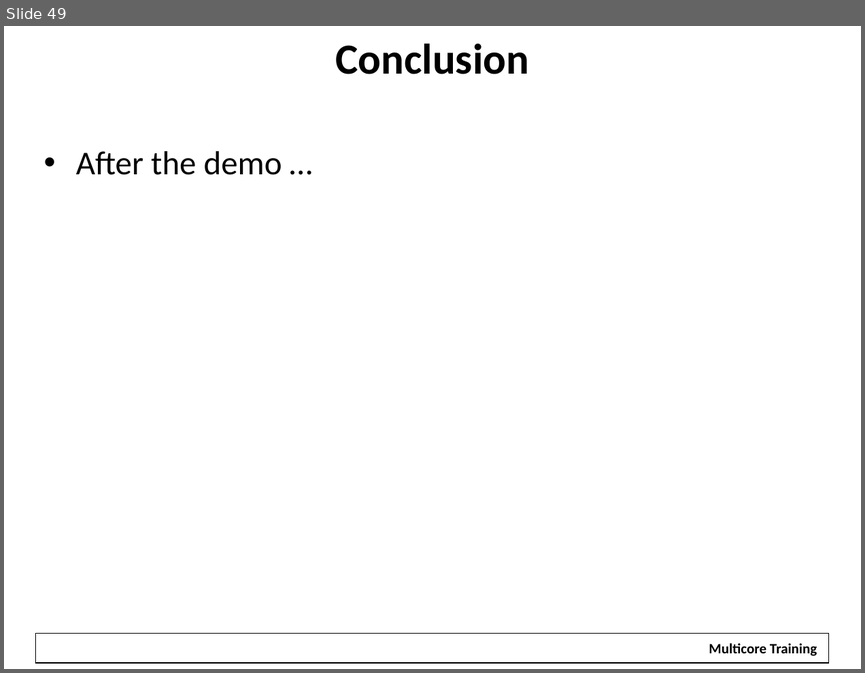
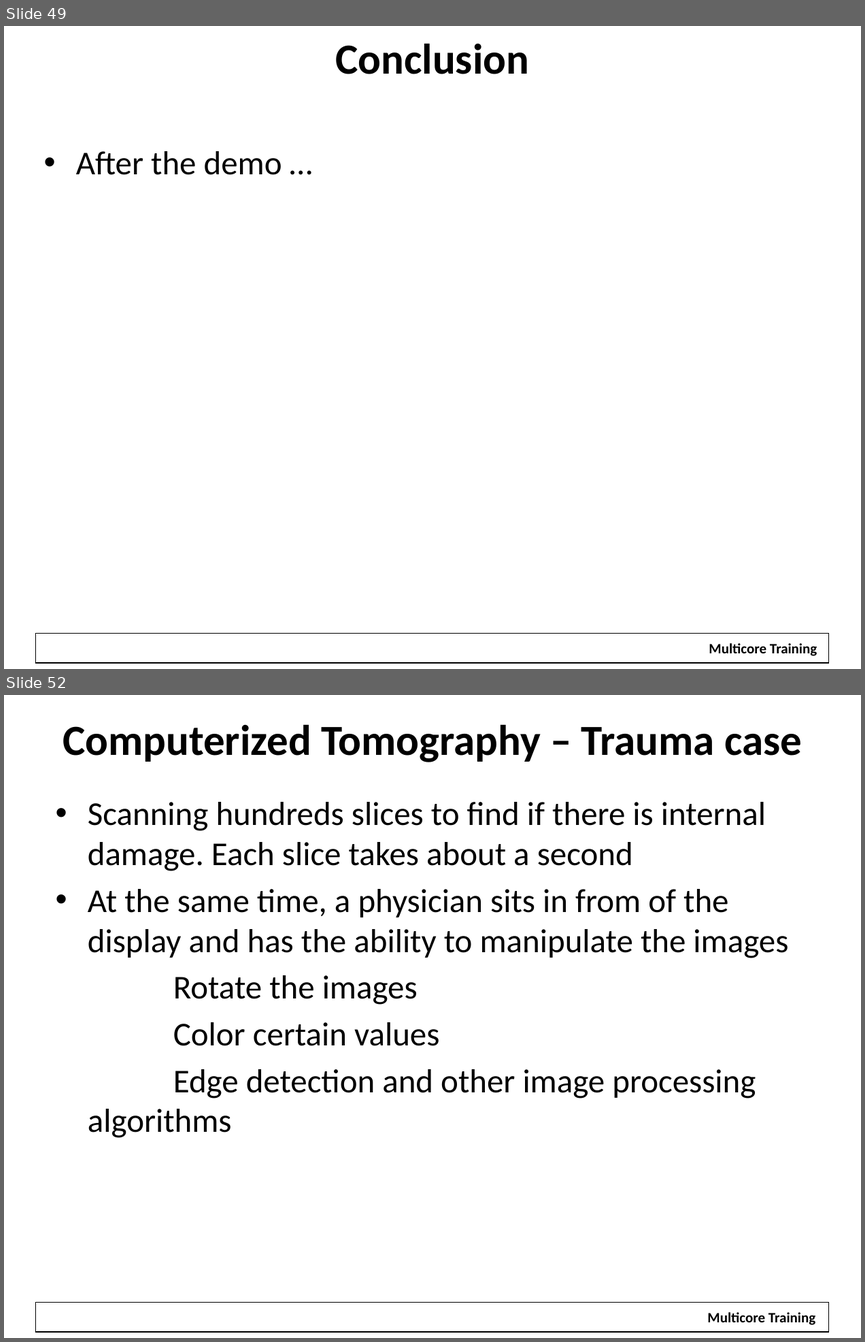
Before and after one commit to hari1989/keystone-workshop, a slide deck: slides/KeyStone Multicore Design.pptx. Shown one above the other, each under a label of ours: slide 49 before the commit, slides 49 and 52 after it; the slides between them are not shown. The pictures are 865x673 and 865x1342 pixels, drawn with LibreOffice and Linux fonts; fonts in the diff are those of the drawing; background and template pictures are left out. Boxes give left, top, right and bottom in pixels: in the first picture for what was removed or moved away, otherwise in the second. Text is boxed around its words. In the diff, an @@ line names an element or a change of style, - is before the commit and + after.

```diff
--- a/slides/KeyStone Multicore Design.pptx
+++ b/slides/KeyStone Multicore Design.pptx
@@ slide 52 added at [4, 695, 861, 1338], background #FFFFFF; not listed: 1 template element that a slide beside it also shows @@
@@ title added at [62, 724, 802, 762], 36 pt, text #000000, bold @@
+Computerized Tomography – Trauma case
@@ text added at [88, 802, 788, 1138], 28 pt, text #000000 @@
+• Scanning hundreds slices to find if there is internal damage. Each slice takes about a second
+• At the same time, a physician sits in from of the display and has the ability to manipulate the images
+Rotate the images
+Color certain values
+Edge detection and other image processing algorithms
@@ rectangle added at [698, 1304, 825, 1330], fill #FFFFFF, 12 pt, text #000000, bold @@
+Multicore Training
```
Also in this commit, not shown: 29 other slides added.
